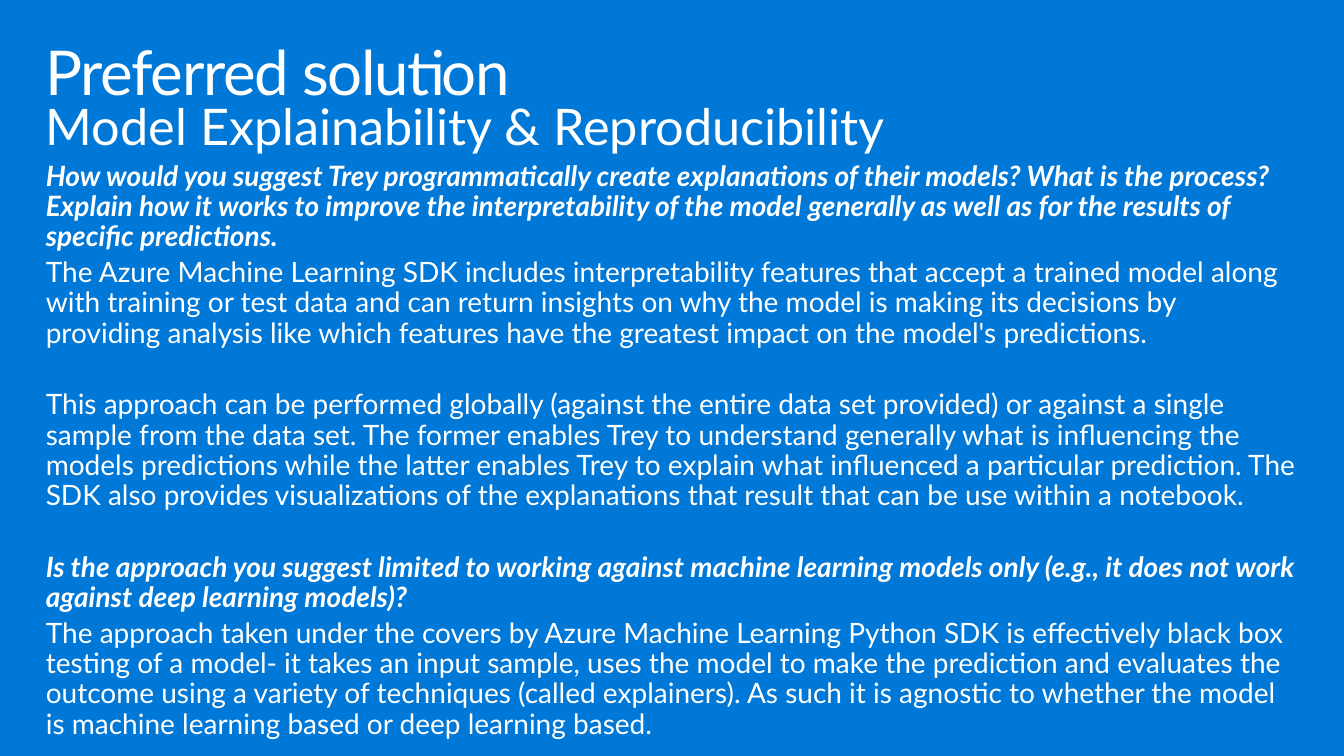
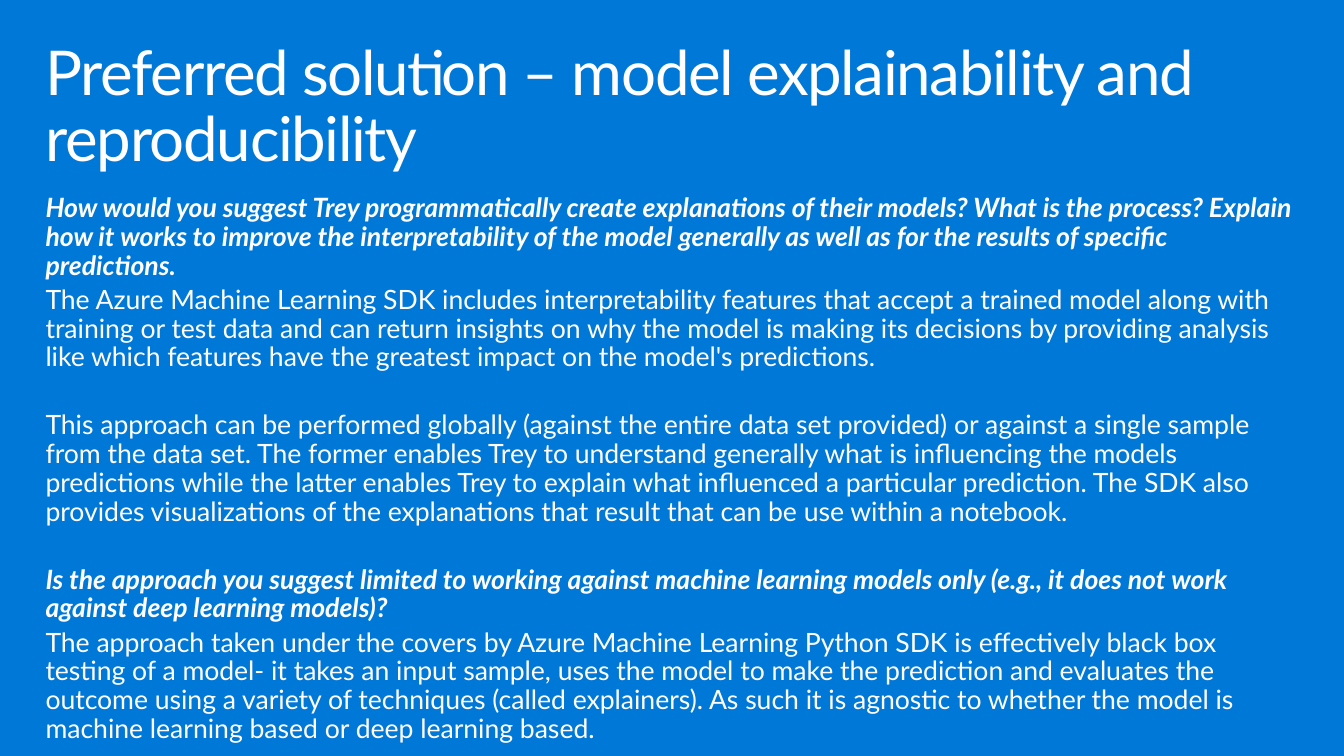
Before and after one commit to ocplatest/MCW-Machine-Learning, a slide deck: slide 24 of Whiteboard design session/WDS trainer presentation - Machine Learning.pptx. Drawn at 1344x756 pixels with LibreOffice and Linux fonts; fonts in the diff are those of the drawing. Boxes give left, top, right and bottom in pixels: in the first picture for what was removed or moved away, otherwise in the second. Text is boxed around its words. In the diff, an @@ line names an element or a change of style, - is before the commit and + after.

```diff
--- a/Whiteboard design session/WDS trainer presentation - Machine Learning.pptx
+++ b/Whiteboard design session/WDS trainer presentation - Machine Learning.pptx
@@ title at <box>46,49,1194,172</box>: text changed @@
-Preferred solution
+Preferred solution – model explainability and reproducibility
@@ text at <box>46,108,884,154</box>: paragraph removed @@
-Model Explainability & Reproducibility
@@ text "How would you suggest Trey ...": place and size @@
-text "How would you suggest Trey ..." at <box>46,108,1295,739</box>
+text "How would you suggest Trey ..." at <box>46,197,1291,743</box>
@@ text "How would you suggest Trey ..." at <box>46,197,1291,743</box>: size 20 to 19 pt @@
```
Also in this commit, not shown: 20 other slides changed, 3 other files.
